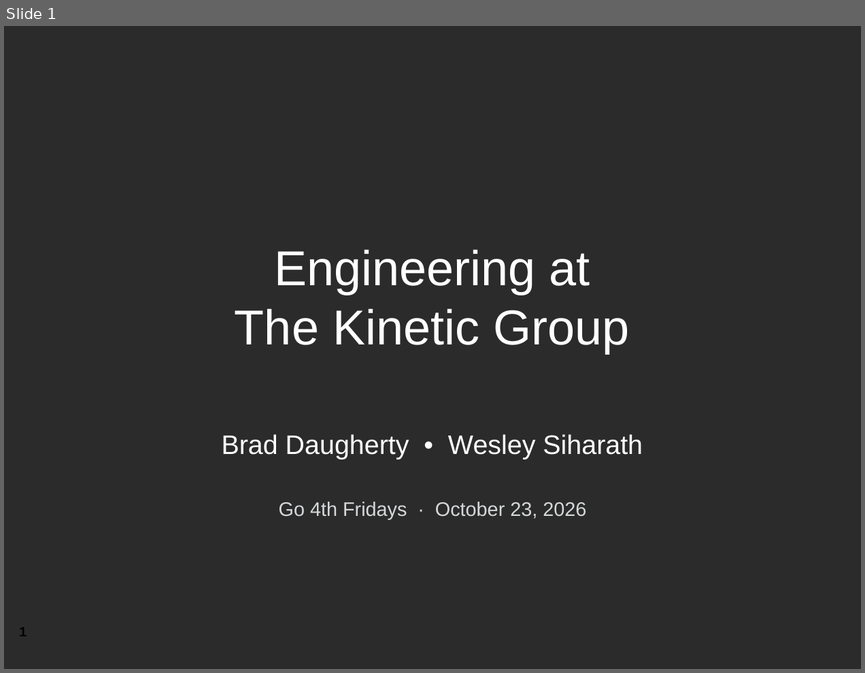
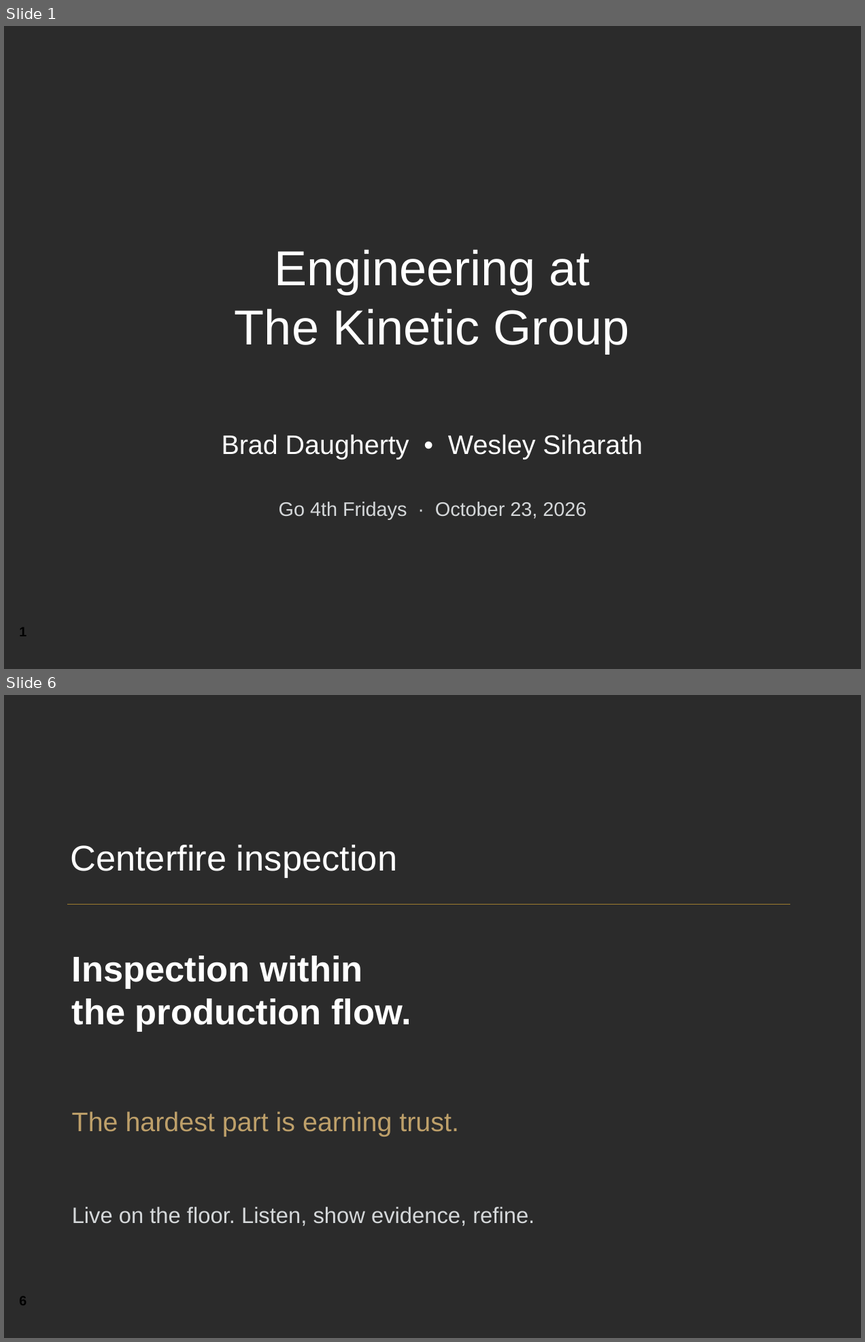
Before and after one commit to YeChamo/part-tracking-demo-ualr, a slide deck: docs/presentation/Engineering_at_The_Kinetic_Group.pptx. Shown one above the other, each under a label of ours: slide 1 before the commit, slides 1 and 6 after it; the slides between them are not shown. The pictures are 865x673 and 865x1342 pixels, drawn with LibreOffice and Linux fonts; fonts in the diff are those of the drawing; background and template pictures are left out; a plain dark background stands for a picture behind light text. Boxes give left, top, right and bottom in pixels: in the first picture for what was removed or moved away, otherwise in the second. Text is boxed around its words. In the diff, an @@ line names an element or a change of style, - is before the commit and + after.

```diff
--- a/docs/presentation/Engineering_at_The_Kinetic_Group.pptx
+++ b/docs/presentation/Engineering_at_The_Kinetic_Group.pptx
@@ slide 6 added at bbox=[4, 695, 861, 1338], background picture (left out) @@
@@ text added at bbox=[70, 845, 397, 878], 30 pt, text #FFFFFF @@
+Centerfire inspection
@@ line added from (67, 904) to (791, 904), #9D7C2F 0.75 pt @@
@@ text added at bbox=[72, 955, 411, 1032], 30 pt, text #FFFFFF, bold @@
+Inspection within
+the production flow.
@@ text added at bbox=[72, 1111, 458, 1136], 22.5 pt, text #BEA06A @@
+The hardest part is earning trust.
@@ text added at bbox=[72, 1206, 534, 1225], 18.8 pt, text #D5D8DA @@
+Live on the floor. Listen, show evidence, refine.
@@ text added at bbox=[19, 1296, 26, 1305], 11.2 pt, text #000000, bold @@
+6
```
Also in this commit, not shown: 9 slides changed, 5 other slides added, 3 other files.
